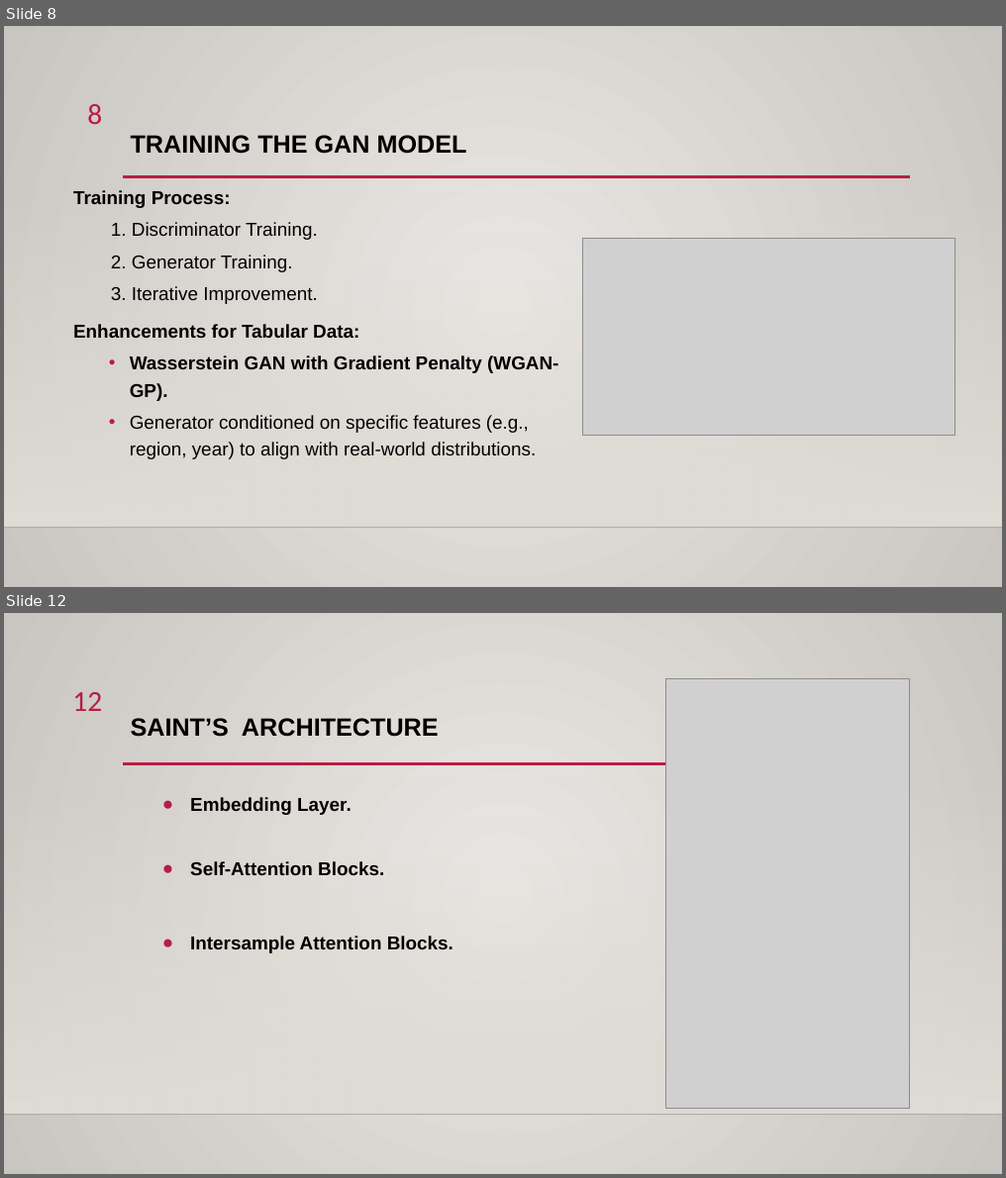
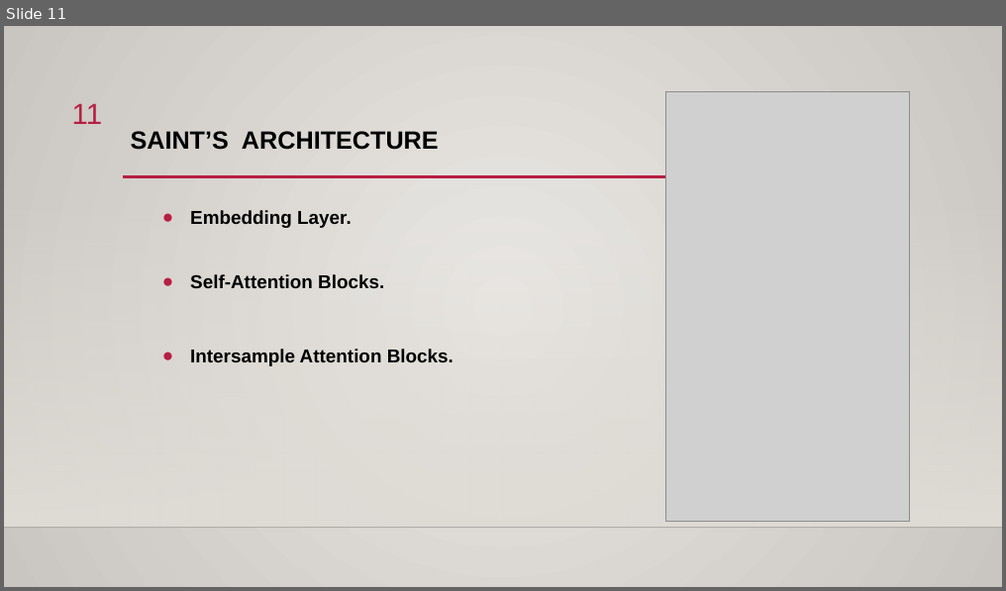
Before and after one commit to mahersalman/life-expectancy, a slide deck: Presentation.pptx. Shown one above the other, each under a label of ours: slides 8 and 12 before the commit, slide 11 after it; the slides between them are not shown. The pictures are 1006x1178 and 1006x591 pixels, drawn with LibreOffice and Linux fonts; fonts in the diff are those of the drawing; grey boxes stand for pictures; background and template pictures are left out. Boxes give left, top, right and bottom in pixels: in the first picture for what was removed or moved away, otherwise in the second. Text is boxed around its words. In the diff, an @@ line names an element or a change of style, - is before the commit and + after.

```diff
--- a/Presentation.pptx
+++ b/Presentation.pptx
@@ slide 8 removed at (4, 26, 1002, 587), background gradient #EBE9E6 to #C9C5C0; not listed: 3 template elements that a slide beside it also shows @@
@@ page number removed at (87, 104, 102, 124) @@
-8
@@ title removed at (131, 135, 467, 154) @@
-TRAINING THE GAN MODEL
@@ text removed at (73, 190, 558, 460) @@
-Training Process:
-1. Discriminator Training.
-2. Generator Training.
-3. Iterative Improvement.
-Enhancements for Tabular Data:
-  • Wasserstein GAN with Gradient Penalty (WGAN-GP).
-  • Generator conditioned on specific features (e.g., region, year) to align with real-world distributions.
@@ picture removed at (583, 239, 954, 436) @@
@@ what was slide 12 is now slide 11 @@
@@ page number at (72, 103, 102, 124): text changed; font Calibri to Arial @@
-12
+11
```
Also in this commit, not shown: 13 slides changed, 1 slide added, 2 other files.
